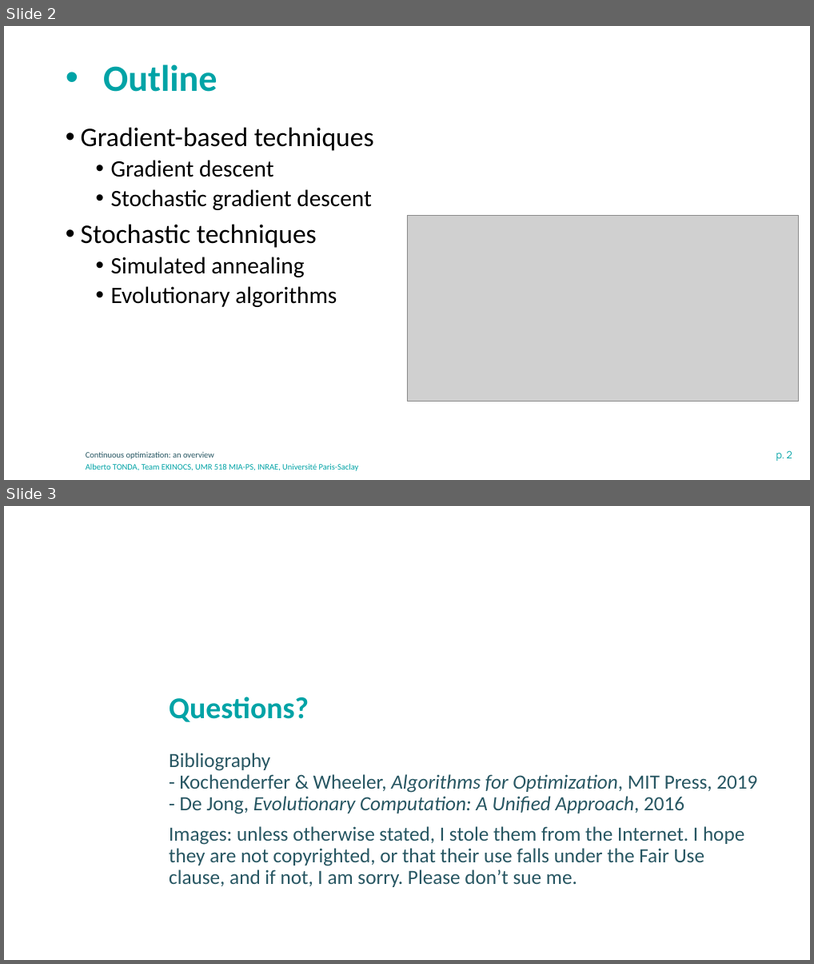
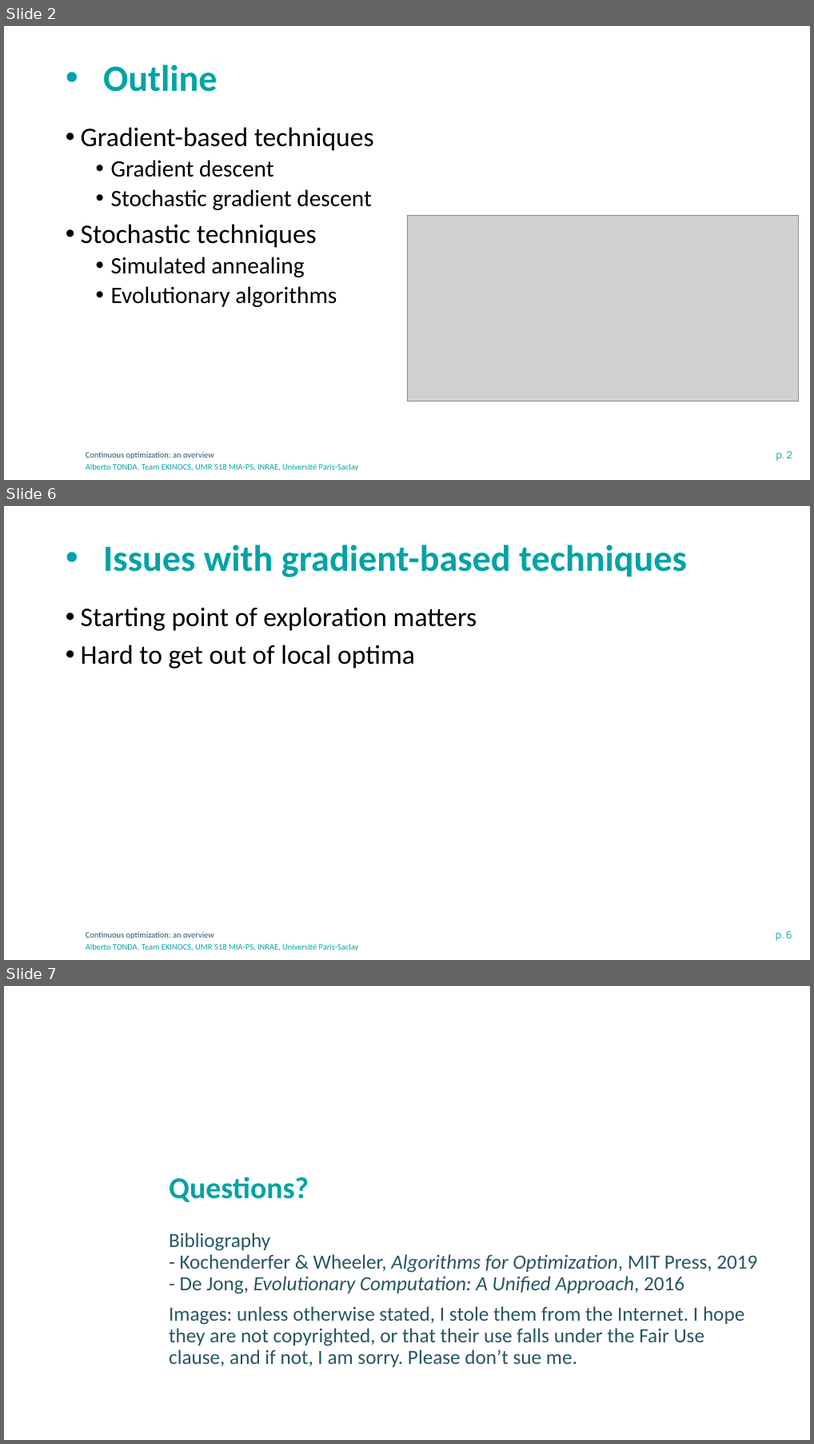
Before and after one commit to albertotonda/teaching, a slide deck: optimization-methods-for-artificial-intelligence/optimization-continuous.pptx. Shown one above the other, each under a label of ours: slides 2 and 3 before the commit, slides 2, 6 and 7 after it; the slides between them are not shown. The pictures are 814x964 and 814x1444 pixels, drawn with LibreOffice and Linux fonts; fonts in the diff are those of the drawing; grey boxes stand for pictures; background and template pictures are left out. Boxes give left, top, right and bottom in pixels: in the first picture for what was removed or moved away, otherwise in the second. Text is boxed around its words. In the diff, an @@ line names an element or a change of style, - is before the commit and + after.

```diff
--- a/optimization-methods-for-artificial-intelligence/optimization-continuous.pptx
+++ b/optimization-methods-for-artificial-intelligence/optimization-continuous.pptx
@@ slide 6 added at (4, 506, 810, 960), background #FFFFFF; not listed: 3 template elements that a slide beside it also shows @@
@@ title added at (103, 544, 687, 577), 44 pt, text #00A3A6, bold @@
+• Issues with gradient-based techniques
@@ text added at (81, 607, 478, 668), 32 pt, text #000000 @@
+• Starting point of exploration matters
+• Hard to get out of local optima
@@ what was slide 3 is now slide 7 @@
```
Also in this commit, not shown: 3 other slides added, 4 other files.
